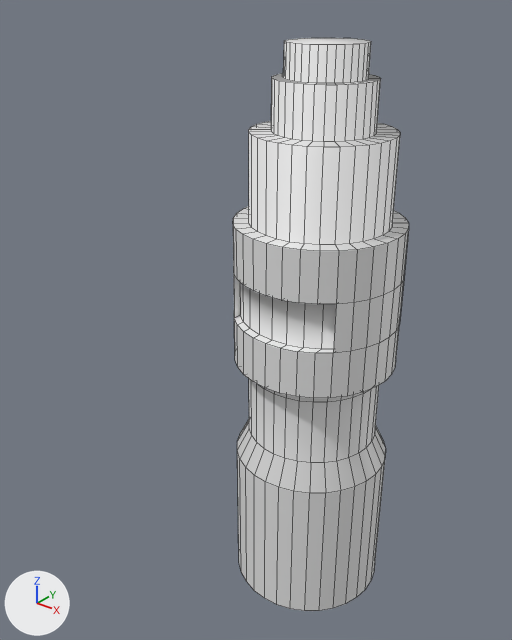
A saved change to the Blender file fbx/obj_fix/cenroom.blend.
Both versions are drawn from a 50 mm lens placed at (2.85, -2.79, 3.24), pointed at (0.6, 0.03, 1.49). Arrows for +X, +Y and +Z are at lower left; the lights stay in place. Mesh edges are drawn as thin lines. The same objects are shown in both versions, whatever each file hides.

The scene before the commit, as lines of its bpy script (objects in view):
```python
me_실린더_001 = bpy.data.meshes.new('실린더.001')
me_실린더_001.from_pydata(...)  # 498 vertices, 468 faces; spans x -0.6..0.6, y -0.6..0.6, z -1.0..3.22
ob_sil2 = bpy.data.objects.new('Sil2', me_실린더_001)
ob_sil2.location = (1.021, 0.0, 0.71)
ob_sil2.scale = (0.705, 0.705, 0.705)
```
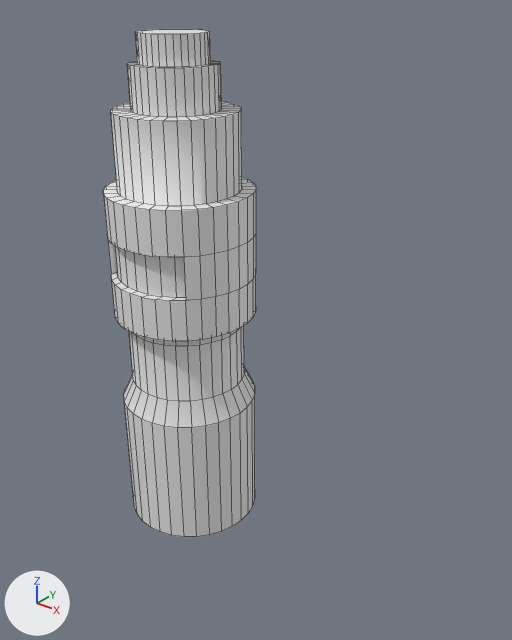
Changed parts and their boxes [x1, y1, x2, y2] in the pictures (512 x 640 px):
'Sil2', shading changed, moved
    before: [233, 38, 409, 611]
    after: [103, 29, 256, 537]

The change, as a list of edits to the scene's bpy script:
```text
Change me_실린더_001:
    where me_실린더_001.from_pydata(...)  # 498 vertices, 468 faces; spans x -0.6..0.6, y -0.6..0.6, z -1.0..3.22
    used by ob_sil2; location = (1.021, 0.0, 0.71); scale = (0.705, 0.705, 0.705)
    me_실린더_001 part 1: edges marked sharp go from 0 to 196
Change ob_sil2:
    ob_sil2.location: (1.021, 0.0, 0.71) -> (0.079, 0.0, 0.71)
```
